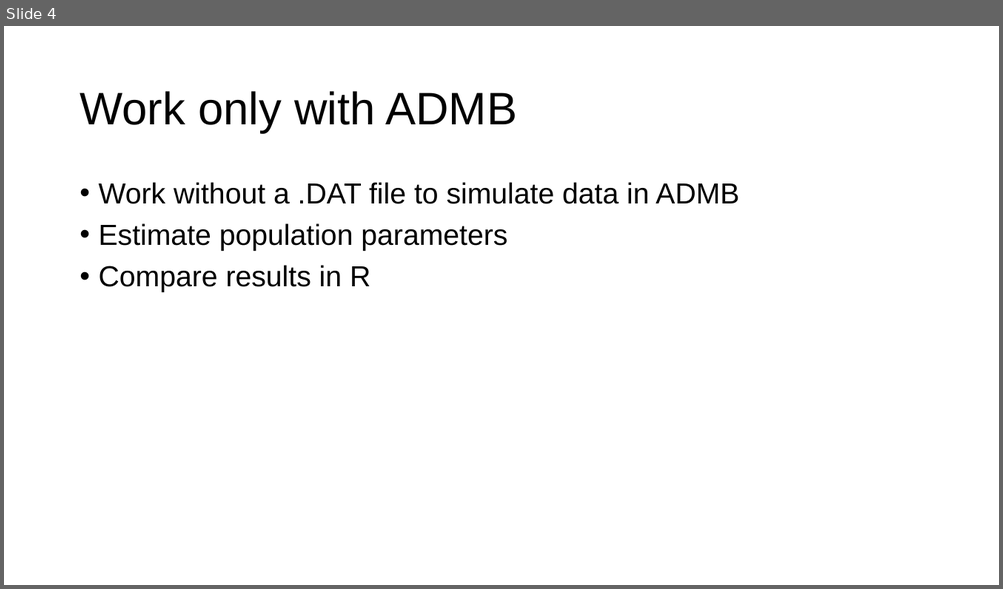
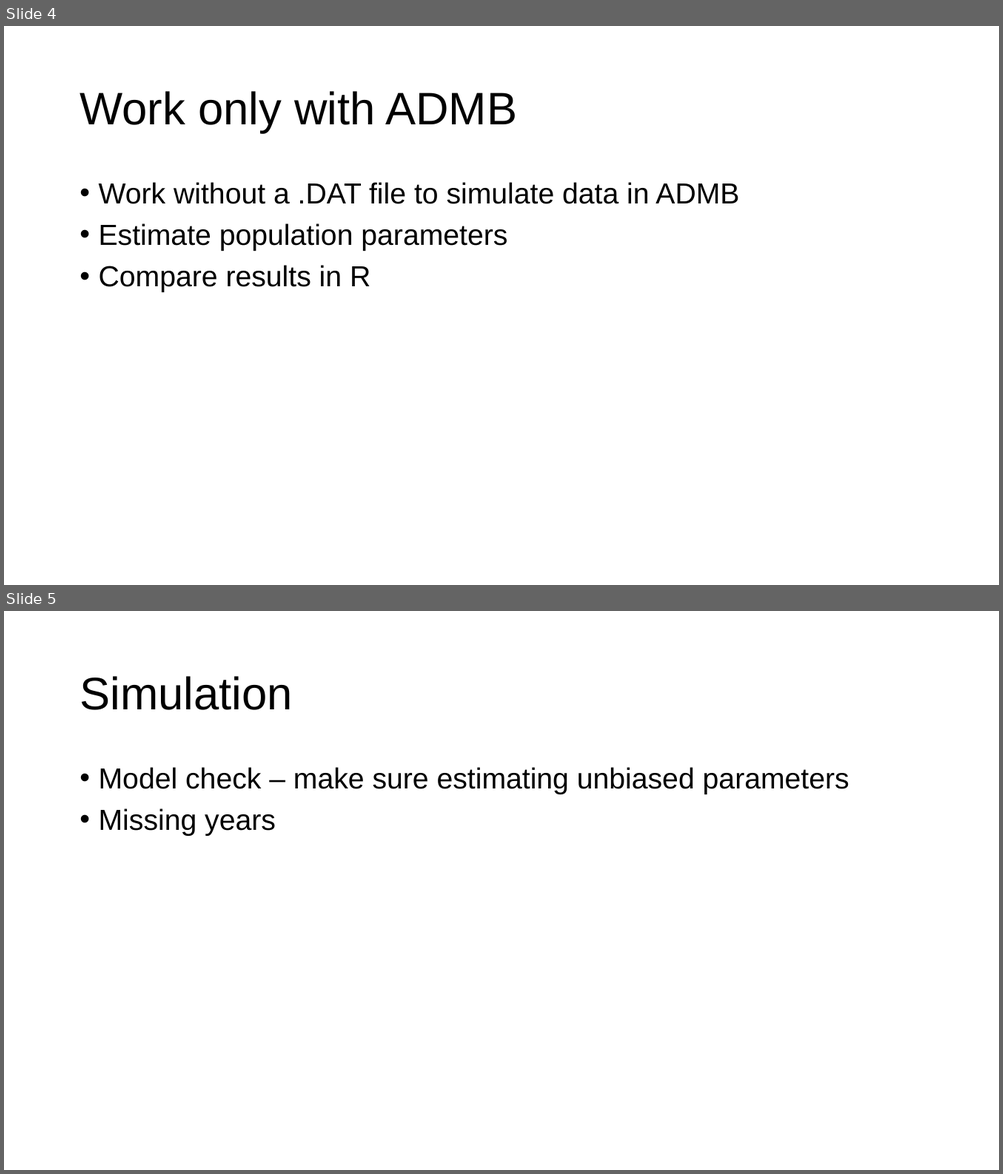
Before and after one commit to merrillrudd/ADMB_course, a slide deck: Day3/3a_Simulation/Simulation with ADMB.pptx. Shown one above the other, each under a label of ours: slide 4 before the commit, slides 4 and 5 after it. The pictures are 1003x589 and 1003x1174 pixels, drawn with LibreOffice and Linux fonts; fonts in the diff are those of the drawing. Boxes give left, top, right and bottom in pixels: in the first picture for what was removed or moved away, otherwise in the second. Text is boxed around its words. In the diff, an @@ line names an element or a change of style, - is before the commit and + after.

```diff
--- a/Day3/3a_Simulation/Simulation with ADMB.pptx
+++ b/Day3/3a_Simulation/Simulation with ADMB.pptx
@@ slide 5 added at (4, 611, 999, 1170), background #FFFFFF @@
@@ title added at (79, 676, 292, 710), 44 pt, text #000000 @@
+Simulation
@@ text added at (99, 767, 849, 836), 28 pt, text #000000 @@
+• Model check – make sure estimating unbiased parameters
+• Missing years
```
Also in this commit, not shown: 12 other files.
